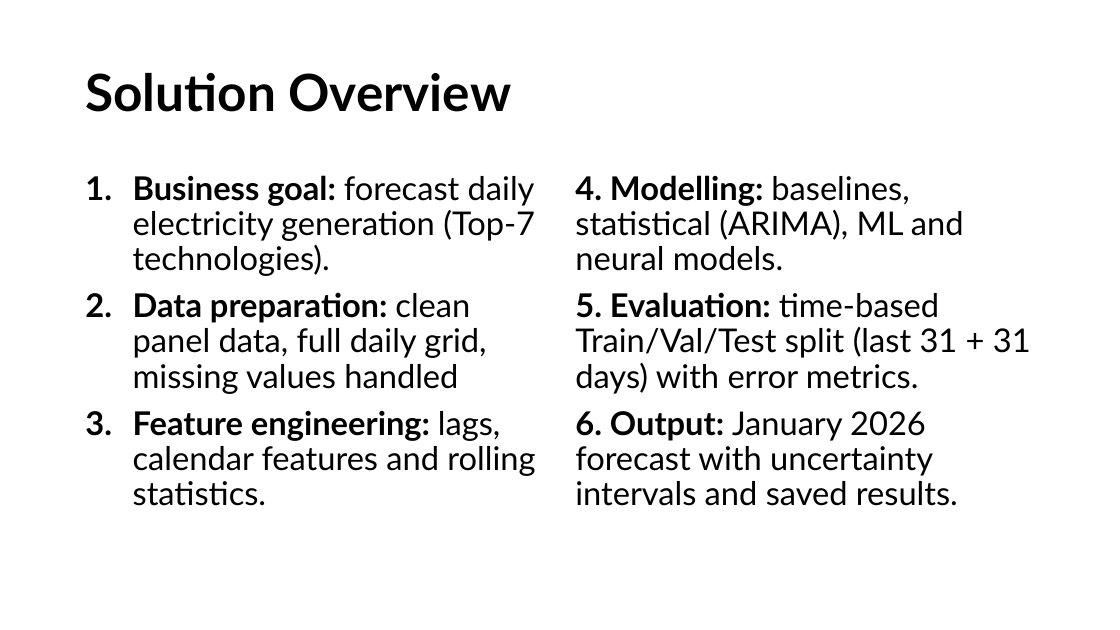
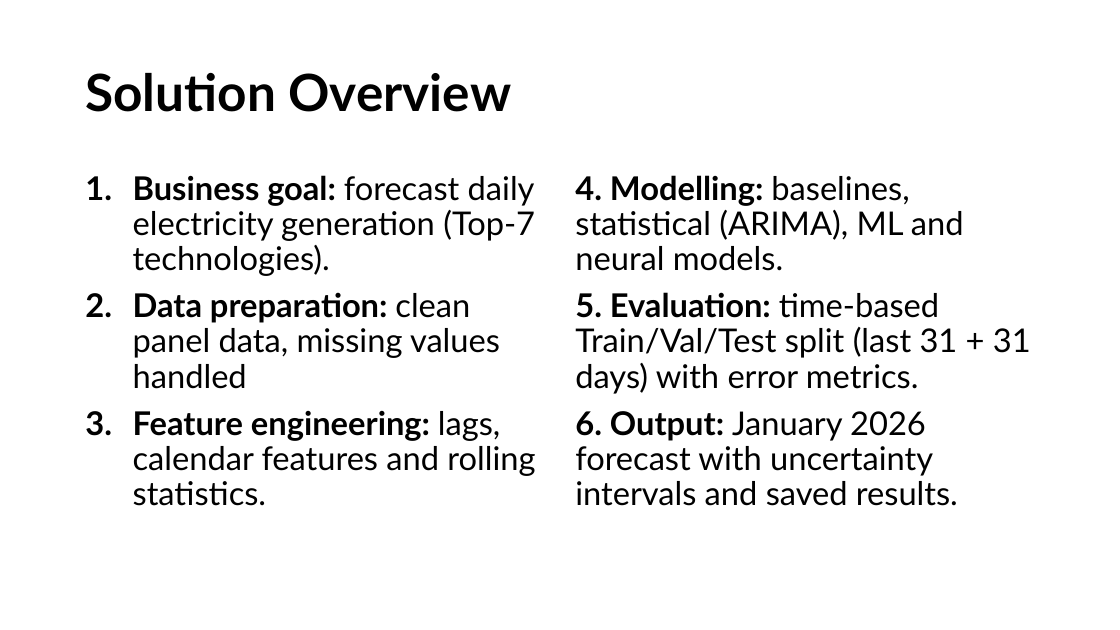
Before and after one commit to mireiamonbu/Spanish-Forecasters-MireiaMontoya-EnriqueRuiz, a slide deck: slide 7 of presentation/CapstonProject.pptx. Drawn at 1120x630 pixels with LibreOffice and Linux fonts; fonts in the diff are those of the drawing. Boxes give left, top, right and bottom in pixels: in the first picture for what was removed or moved away, otherwise in the second. Text is boxed around its words. In the diff, an @@ line names an element or a change of style, - is before the commit and + after.

```diff
--- a/presentation/CapstonProject.pptx
+++ b/presentation/CapstonProject.pptx
@@ text at [133,292,500,389]: text changed @@
-2. Data preparation: clean panel data, full daily grid, missing values handled
+2. Data preparation: clean panel data, missing values handled
```
Also in this commit, not shown: 10 other slides changed, 30 other files.
